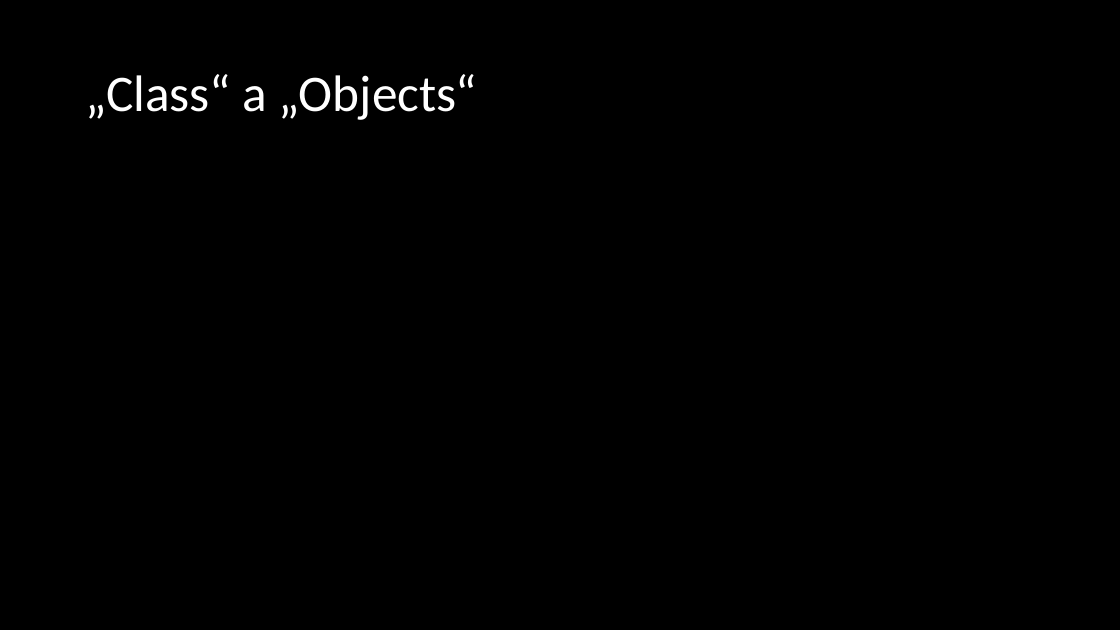
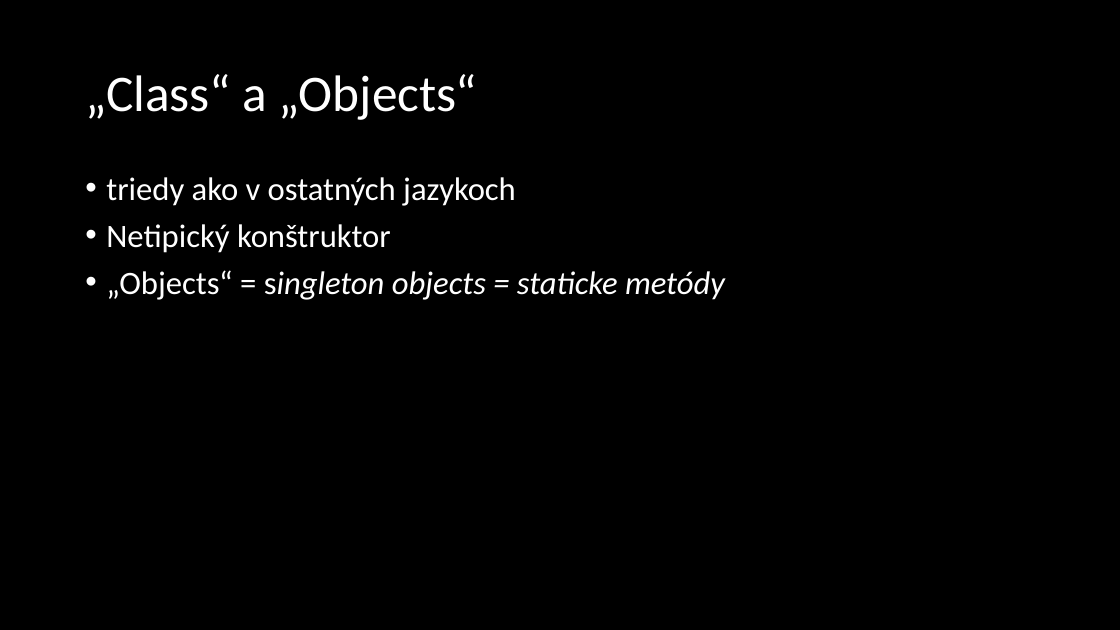
Before and after one commit to mihalikv/scala-project, a slide deck: slide 6 of Scala.pptx. Drawn at 1120x630 pixels with LibreOffice and Linux fonts; fonts in the diff are those of the drawing. Boxes give left, top, right and bottom in pixels: in the first picture for what was removed or moved away, otherwise in the second. Text is boxed around its words. In the diff, an @@ line names an element or a change of style, - is before the commit and + after.

```diff
--- a/Scala.pptx
+++ b/Scala.pptx
@@ text added at <box>106,177,725,300</box>, 28 pt, text #FFFFFF @@
+• triedy ako v ostatných jazykoch
+• Netipický konštruktor
+• „Objects“ = singleton objects = staticke metódy
```
Also in this commit, not shown: 3 other slides changed, 6 slides added, 1 other file.
